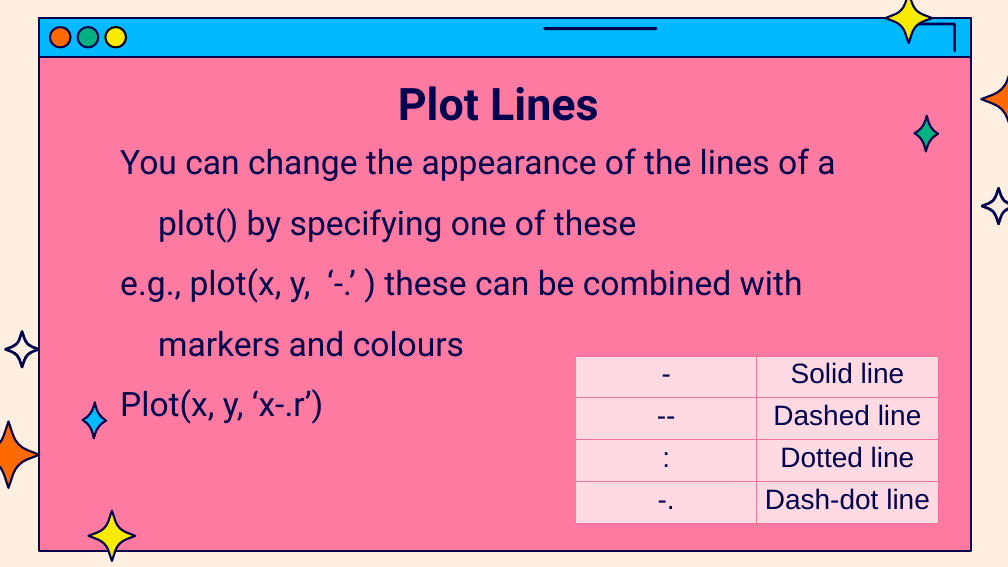
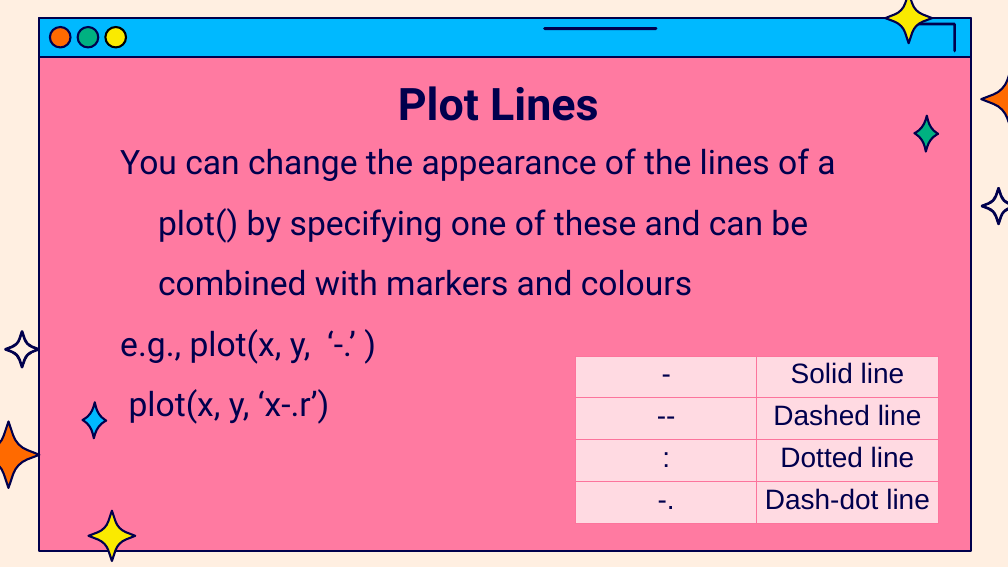
Before and after one commit to jasondsc/MATDRAB2MATFAB, a slide deck: slide 31 of slides/MATLAB_class_4.pptx (slide 28 before the commit). Drawn at 1008x567 pixels with LibreOffice and Linux fonts; fonts in the diff are those of the drawing. Boxes give left, top, right and bottom in pixels: in the first picture for what was removed or moved away, otherwise in the second. Text is boxed around its words. In the diff, an @@ line names an element or a change of style, - is before the commit and + after.

```diff
--- a/slides/MATLAB_class_4.pptx
+++ b/slides/MATLAB_class_4.pptx
@@ text at (120, 148, 835, 424): text changed @@
-You can change the appearance of the lines of a plot() by specifying one of these
-e.g., plot(x, y, ‘-.’ ) these can be combined with markers and colours
-Plot(x, y, ‘x-.r’)
+You can change the appearance of the lines of a plot() by specifying one of these and can be combined with markers and colours
+e.g., plot(x, y, ‘-.’ )
+plot(x, y, ‘x-.r’)
```
Also in this commit, not shown: 4 other slides changed, 3 slides added, 11 other files.
